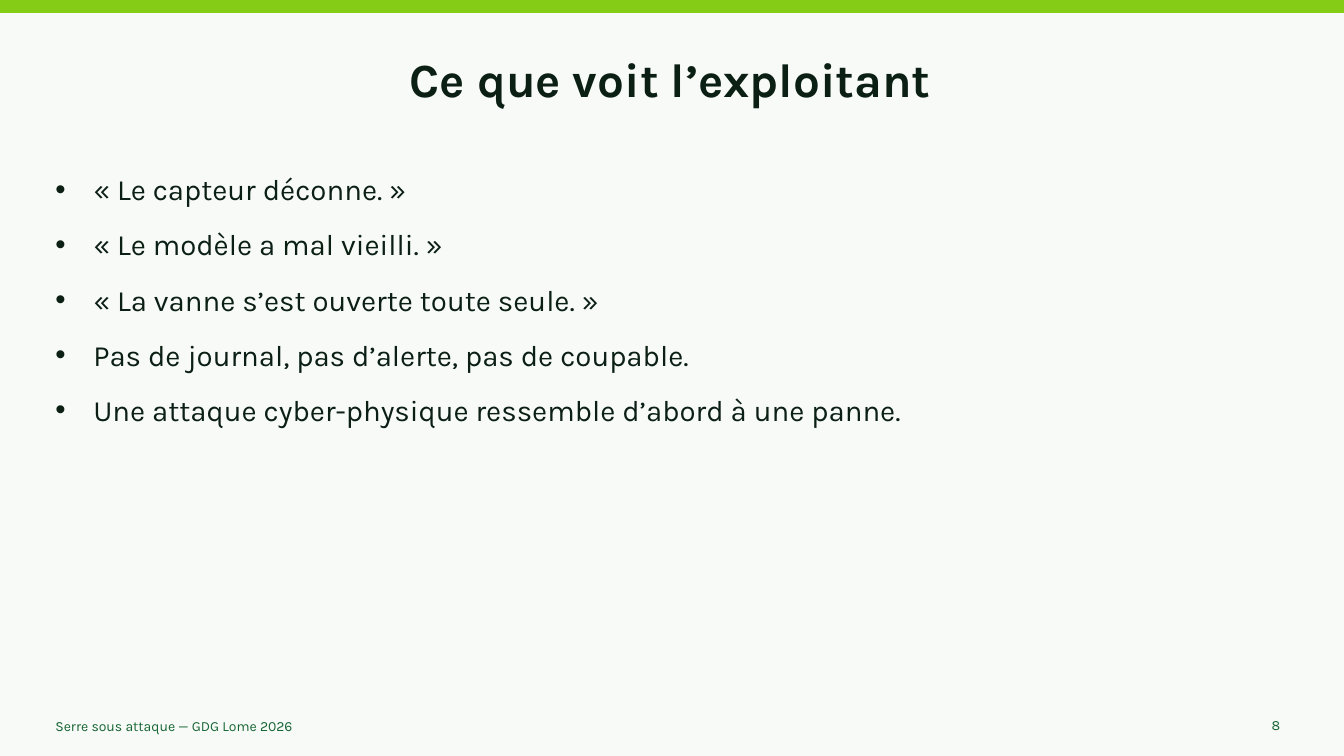
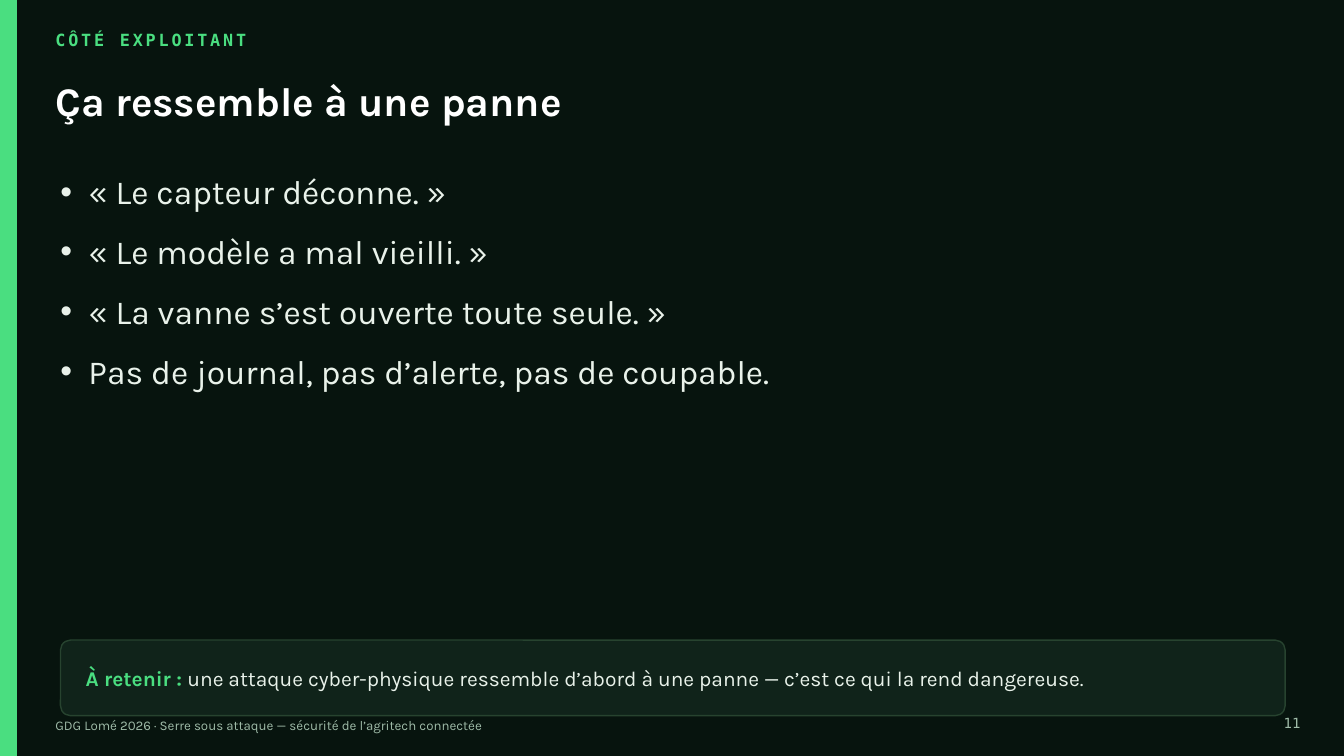
Before and after one commit to BoazAK/presentations_public, a slide deck: slide 11 of gdg_lome/2026/Presentation 2026.pptx (slide 8 before the commit). Drawn at 1344x756 pixels with LibreOffice and Linux fonts; fonts in the diff are those of the drawing. Boxes give left, top, right and bottom in pixels: in the first picture for what was removed or moved away, otherwise in the second. Text is boxed around its words. In the diff, an @@ line names an element or a change of style, - is before the commit and + after.

```diff
--- a/gdg_lome/2026/Presentation 2026.pptx
+++ b/gdg_lome/2026/Presentation 2026.pptx
@@ background #F7FAF6 to #07140E @@
@@ rectangle removed at box(0, 0, 1344, 12) @@
@@ rectangle added at box(0, 0, 16, 756), fill #4ADE80, outline #4ADE80 1 pt @@
@@ text added at box(55, 33, 246, 47), 12 pt, text #4ADE80, bold @@
+CÔTÉ EXPLOITANT
@@ text added at box(55, 84, 562, 126), 29 pt, text #FFFFFF, bold @@
+Ça ressemble à une panne
@@ title removed at box(410, 63, 931, 109) @@
-Ce que voit l’exploitant
@@ text "« Le capteur déconne. »" at box(88, 178, 769, 393): size 21 to 24 pt, text colour #0B1F14 to #E9F2EA; indent changed @@
@@ text at box(93, 398, 900, 428): paragraph removed @@
-• Une attaque cyber-physique ressemble d’abord à une panne.
@@ rounded rectangle added at box(60, 640, 1286, 716), fill #10231A, outline #27432F 1 pt @@
@@ text added at box(86, 667, 1084, 691), 15 pt, text #E9F2EA @@
+À retenir : une attaque cyber-physique ressemble d’abord à une panne — c’est ce qui la rend dangereuse.
@@ page number added at box(1284, 718, 1301, 728), 10 pt, text #9FBBA8 @@
+11
@@ text at box(55, 720, 481, 733): text changed; size 10 to 9.5 pt; text colour #166534 to #9FBBA8 @@
-Serre sous attaque — GDG Lome 2026
+GDG Lomé 2026 · Serre sous attaque — sécurité de l’agritech connectée
@@ page number removed at box(1272, 721, 1281, 730) @@
-8
```
Also in this commit, not shown: 7 other slides changed, 18 slides added, 15 slides removed, 6 other files.
